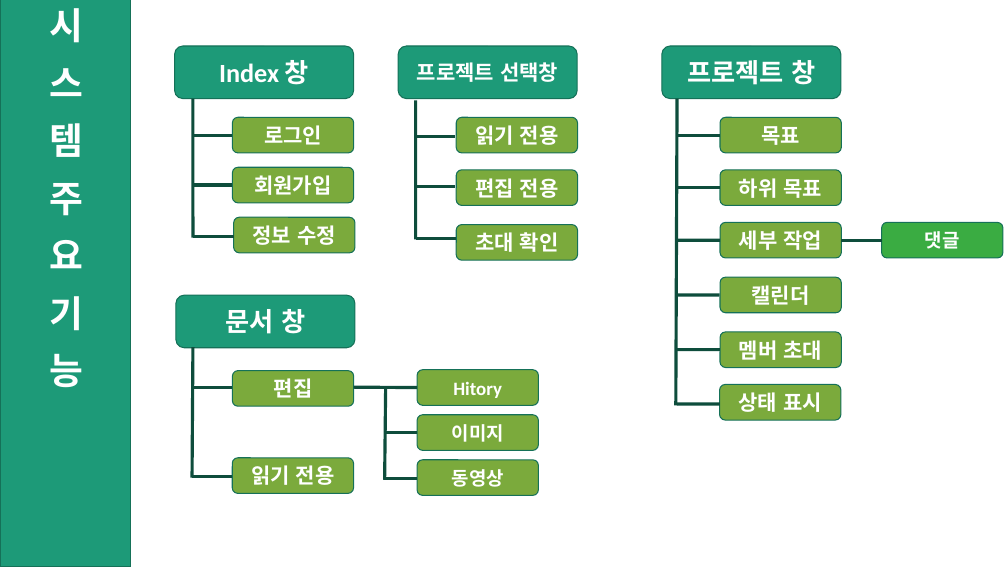
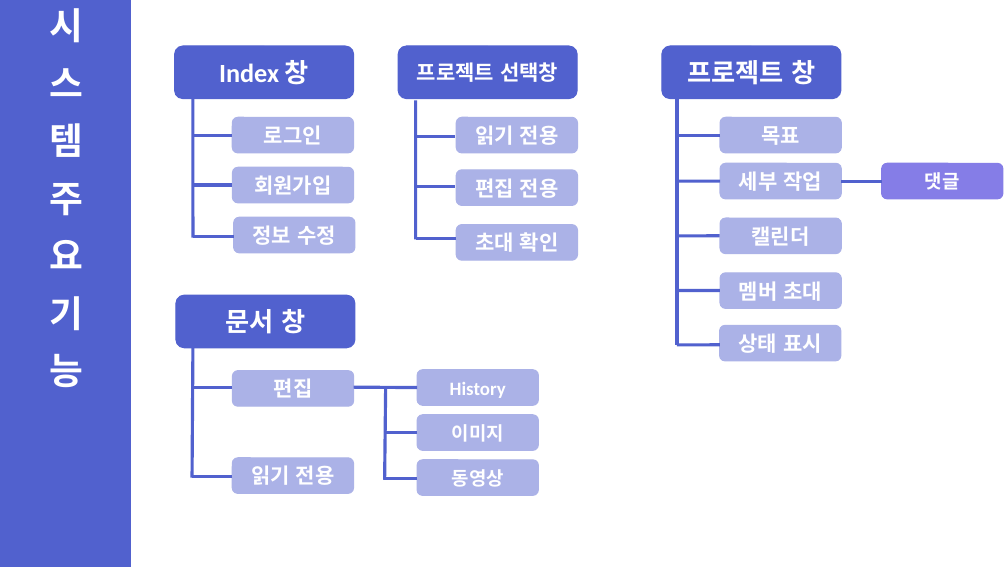
Before and after one commit to ShinHyeonSeong/Final, a slide deck: slide 9 of 기획 UI/A조 프로토타입 발표.pptx. Drawn at 1008x567 pixels with LibreOffice and Linux fonts; fonts in the diff are those of the drawing. Boxes give left, top, right and bottom in pixels: in the first picture for what was removed or moved away, otherwise in the second. Text is boxed around its words. In the diff, an @@ line names an element or a change of style, - is before the commit and + after.

```diff
--- a/기획 UI/A조 프로토타입 발표.pptx
+++ b/기획 UI/A조 프로토타입 발표.pptx
@@ line (193, 98) - (193, 237): stroke #0E4D3C 3 pt to #5161CE 3 pt @@
@@ line (416, 101) - (416, 240): stroke #0E4D3C 3 pt to #5161CE 3 pt @@
@@ line moved from (678, 98) - (676, 405) to (678, 98) - (678, 345) @@
@@ line (678, 98) - (678, 345): stroke #0E4D3C 3 pt to #5161CE 3 pt @@
@@ line (232, 135) - (191, 135): stroke #0E4D3C 3 pt to #5161CE 3 pt @@
@@ line (455, 137) - (414, 137): stroke #0E4D3C 3 pt to #5161CE 3 pt @@
@@ line (720, 135) - (676, 135): stroke #0E4D3C 3 pt to #5161CE 3 pt @@
@@ rounded rectangle removed at (720, 170, 841, 206) @@
-하위 목표
@@ rounded rectangle "댓글" at (882, 163, 1003, 199): fill #3AAC42 to #857DE7; outline #157259 1 pt to #857DE7 1 pt @@
@@ line (232, 185) - (191, 185): stroke #0E4D3C 3 pt to #5161CE 3 pt @@
@@ line (455, 187) - (414, 187): stroke #0E4D3C 3 pt to #5161CE 3 pt @@
@@ line removed from (720, 188) to (676, 188) @@
@@ line (720, 181) - (678, 181): stroke #0E4D3C 3 pt to #5161CE 3 pt @@
@@ line (882, 181) - (842, 181): stroke #0E4D3C 3 pt to #5161CE 3 pt @@
@@ line (234, 237) - (193, 237): stroke #0E4D3C 3 pt to #5161CE 3 pt @@
@@ line (457, 238) - (416, 238): stroke #0E4D3C 3 pt to #5161CE 3 pt @@
@@ line (720, 236) - (677, 236): stroke #0E4D3C 3 pt to #5161CE 3 pt @@
@@ fill #1D9A78 to #5161CE; outline #157259 1 pt to #5161CE 1 pt in 5 elements at (0, 0, 130, 567), (175, 46, 354, 99), (399, 46, 578, 99), (662, 46, 842, 99), (176, 295, 355, 348) @@
@@ 5 rounded rectangles, 5 lines: place and size @@
-5 rounded rectangles, 5 lines at (677, 222, 1003, 420)
+5 rounded rectangles, 5 lines at (677, 163, 1003, 361)
@@ line (720, 290) - (677, 290): stroke #0E4D3C 3 pt to #5161CE 3 pt @@
@@ line (193, 347) - (192, 478): stroke #0E4D3C 3 pt to #5161CE 3 pt @@
@@ line (720, 345) - (677, 345): stroke #0E4D3C 3 pt to #5161CE 3 pt @@
@@ line (232, 387) - (191, 387): stroke #0E4D3C 3 pt to #5161CE 3 pt @@
@@ line (417, 388) - (354, 387): stroke #0E4D3C 3 pt to #5161CE 3 pt @@
@@ line (386, 387) - (385, 480): stroke #0E4D3C 3 pt to #5161CE 3 pt @@
@@ fill #7BAA3C to #ABB2E7; outline #157259 1 pt to #ABB2E7 1 pt in 16 elements at (232, 117, 353, 153), (232, 167, 353, 203), (234, 217, 355, 253), (456, 117, 577, 153), (456, 170, 577, 206), (456, 225, 577, 260), (720, 117, 841, 153), (232, 371, 353, 406), (417, 415, 538, 451), (232, 458, 353, 494), (417, 460, 538, 495), (720, 163, 841, 199), (720, 273, 841, 309), (720, 218, 841, 253), (720, 325, 841, 361), (417, 370, 538, 405) @@
@@ text in rounded rectangle at (450, 382, 506, 398): text changed @@
-Hitory
+History
@@ line (417, 433) - (386, 433): stroke #0E4D3C 3 pt to #5161CE 3 pt @@
@@ line (232, 476) - (191, 476): stroke #0E4D3C 3 pt to #5161CE 3 pt @@
@@ line (417, 479) - (386, 479): stroke #0E4D3C 3 pt to #5161CE 3 pt @@
```
Also in this commit, not shown: 6 other slides changed, 8 slides added, 1 other file.
